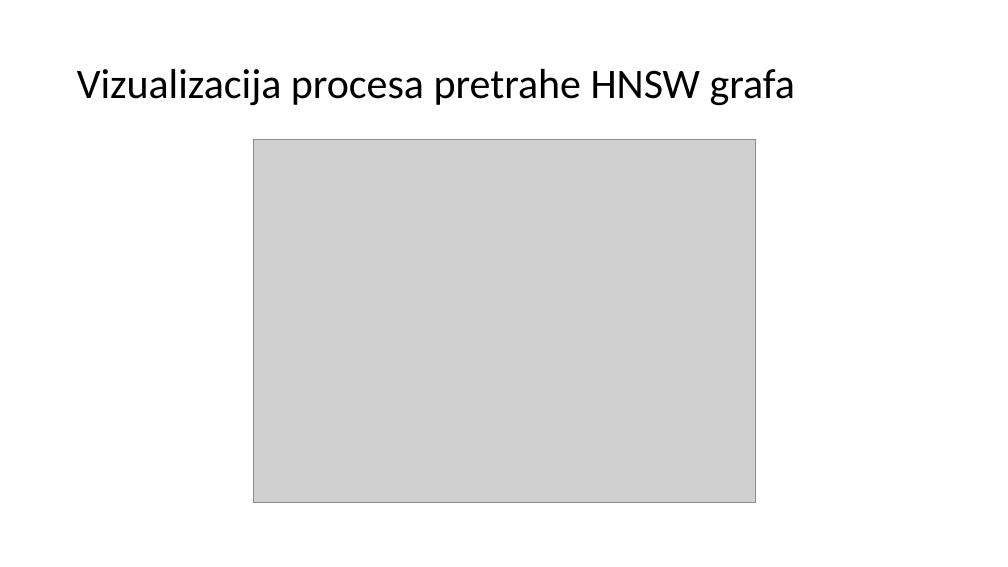
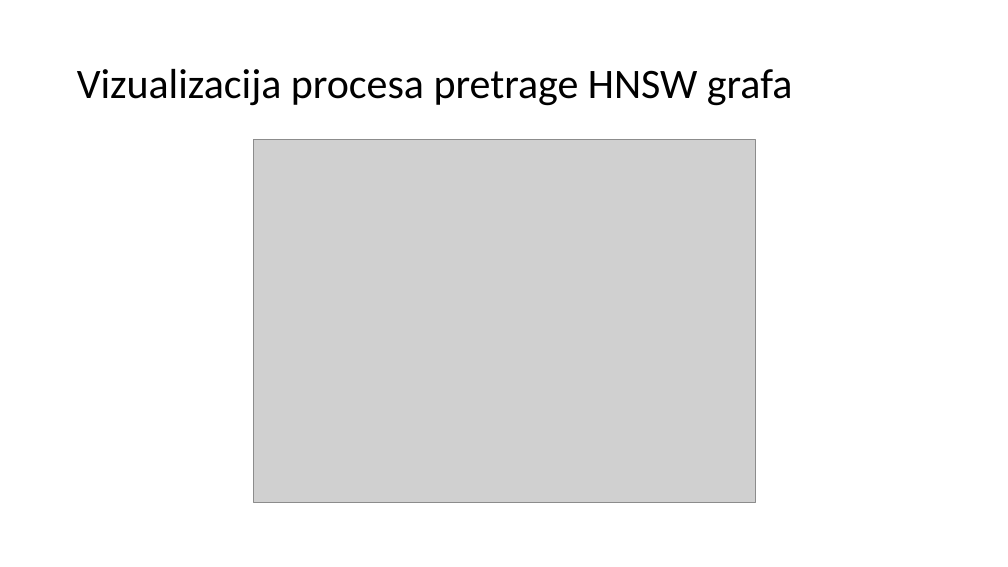
Before and after one commit to DavorJordacevic/FaceRecognitionThesis, a slide deck: slide 22 of Upotreba Metoda Dubokog Ucenja U Sintezi Sistema Za Prepoznavanje Lica.pptx. Drawn at 1008x567 pixels with LibreOffice and Linux fonts; fonts in the diff are those of the drawing; grey boxes stand for pictures. Boxes give left, top, right and bottom in pixels: in the first picture for what was removed or moved away, otherwise in the second. Text is boxed around its words. In the diff, an @@ line names an element or a change of style, - is before the commit and + after.

```diff
--- a/Upotreba Metoda Dubokog Ucenja U Sintezi Sistema Za Prepoznavanje Lica.pptx
+++ b/Upotreba Metoda Dubokog Ucenja U Sintezi Sistema Za Prepoznavanje Lica.pptx
@@ title at bbox=[77, 69, 793, 106]: text changed @@
-Vizualizacija procesa pretrahe HNSW grafa
+Vizualizacija procesa pretrage HNSW grafa
```
Also in this commit, not shown: 8 other slides changed, 1 slide added.
